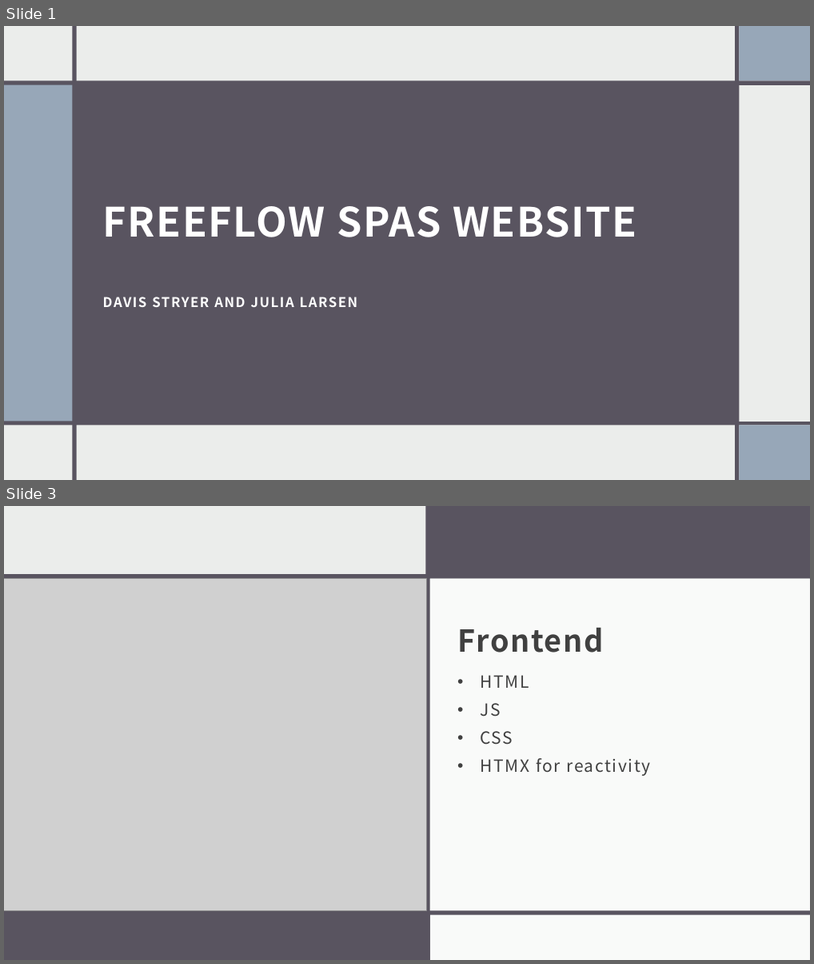
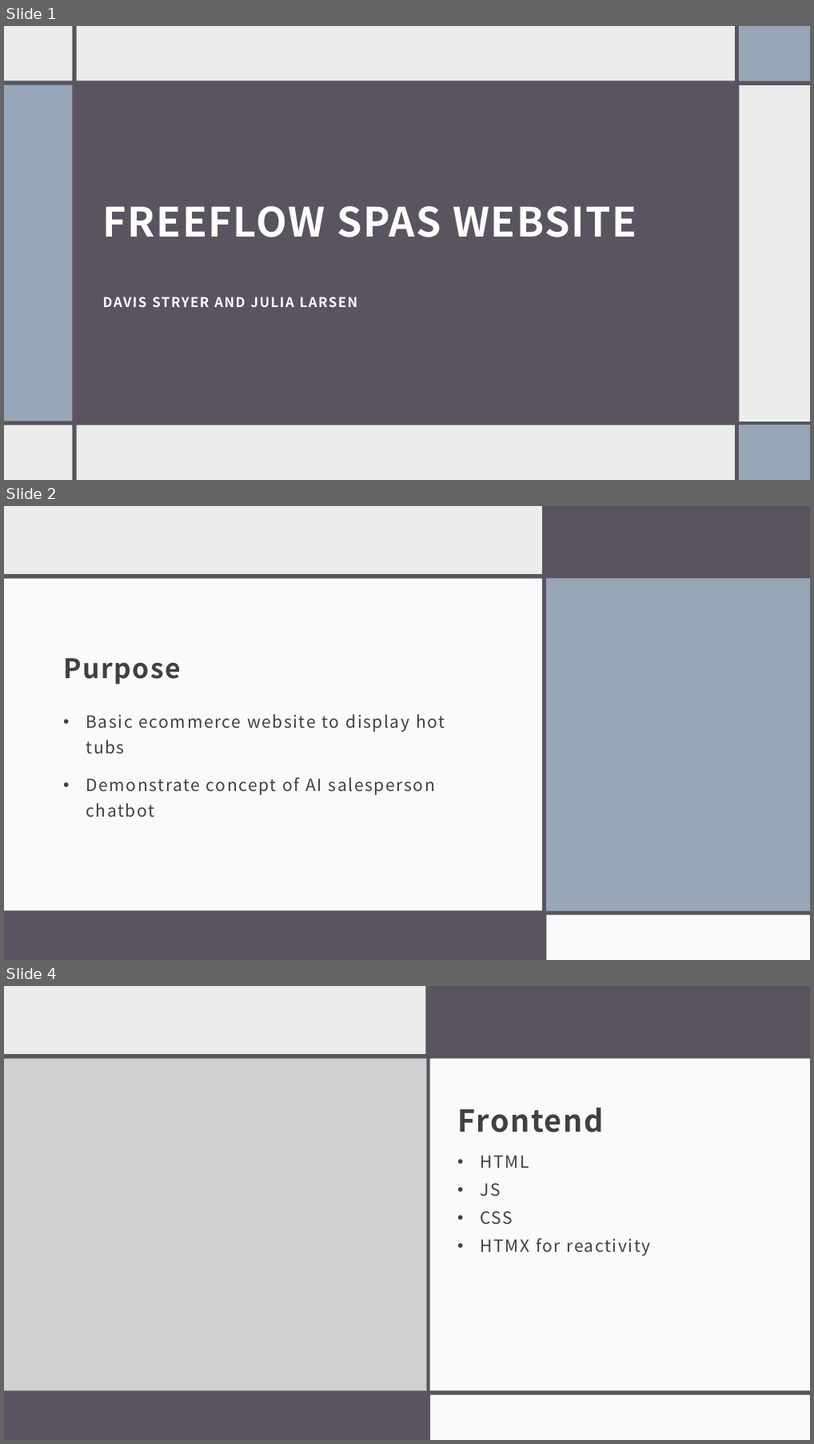
Before and after one commit to davooos/CSCI331-Final-Site, a slide deck: WebDev_Presentation.pptx. Shown one above the other, each under a label of ours: slides 1 and 3 before the commit, slides 1, 2 and 4 after it; the slides between them are not shown. The pictures are 814x964 and 814x1444 pixels, drawn with LibreOffice and Linux fonts; fonts in the diff are those of the drawing; grey boxes stand for pictures. Boxes give left, top, right and bottom in pixels: in the first picture for what was removed or moved away, otherwise in the second. Text is boxed around its words. In the diff, an @@ line names an element or a change of style, - is before the commit and + after.

```diff
--- a/WebDev_Presentation.pptx
+++ b/WebDev_Presentation.pptx
@@ slide 2 added at (4, 506, 810, 960), background #EBEDEB; not listed: 5 template elements that a slide beside it also shows @@
@@ rectangle added at (542, 506, 546, 960), fill #595460 @@
@@ rectangle added at (545, 506, 810, 576), fill #595460 @@
@@ rectangle added at (4, 579, 546, 911), fill #FFFFFF at 75% opacity @@
@@ rectangle added at (546, 579, 810, 911), fill #97A7B8 @@
@@ title added at (63, 658, 181, 684), 32 pt, text #404040, bold @@
+Purpose
@@ text added at (86, 714, 445, 817), 20 pt, text #404040 @@
+• Basic ecommerce website to display hot tubs
+• Demonstrate concept of AI salesperson chatbot
@@ rectangle added at (4, 912, 543, 960), fill #595460 @@
@@ rectangle added at (546, 914, 810, 960), fill #FFFFFF at 75% opacity @@
@@ what was slide 3 is now slide 4 @@
```
Also in this commit, not shown: 1 slide changed.
